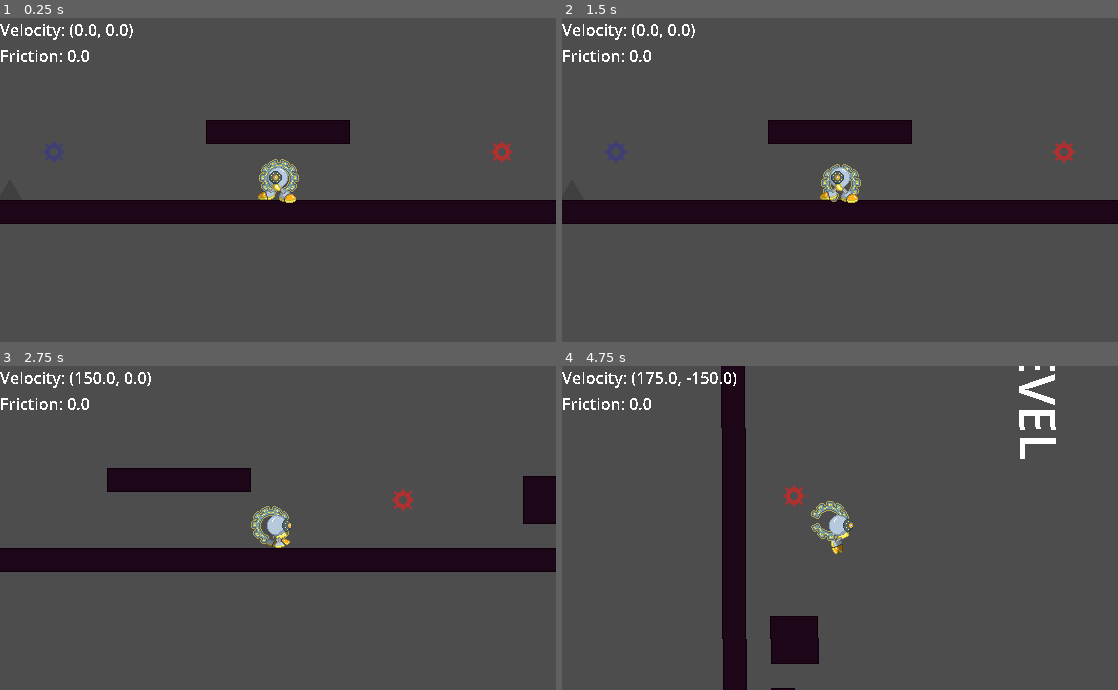
Above: before the commit, frames 1-4 (two rows, left to right).
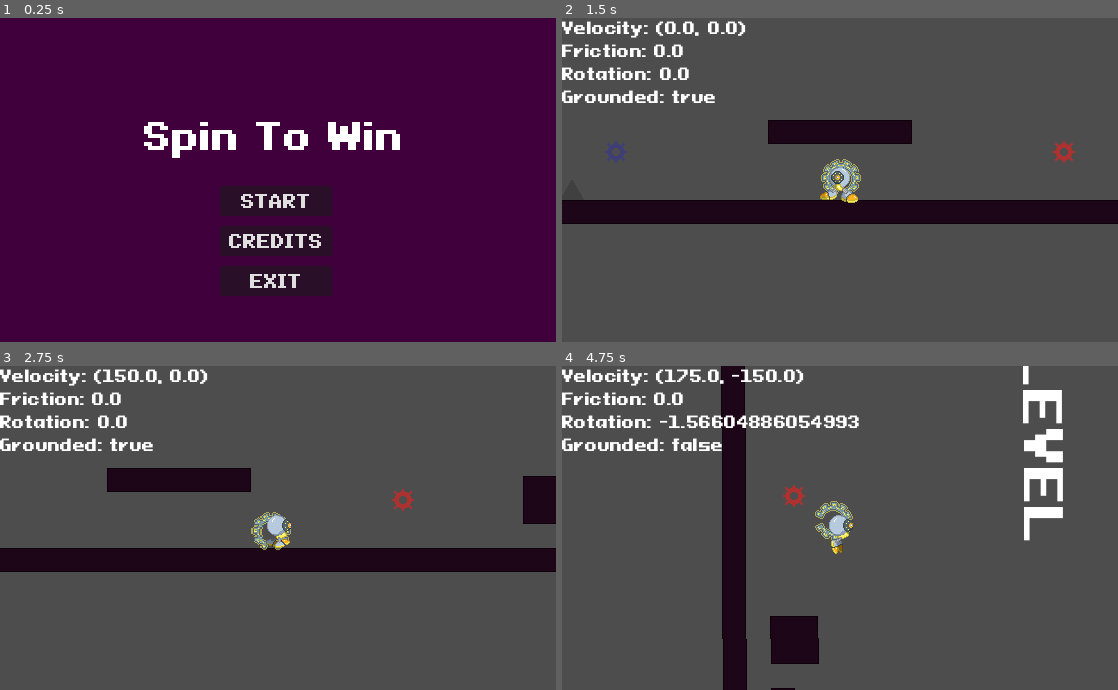
Above: after the commit, the same moments.

Repository: jakecolon3/cogwork
Game: Godot game, scene res://scenes/main.tscn
Same seed, same stepped clock (60 frames per second), same inputs: the game is played once before the commit and once after it.
Inputs (mouse positions are in pixels of both pictures, inside the frame that each line leads up to):
- Up to frame 1 (0.25 s): no input
- Up to frame 2 (1.5 s): click (840, 241) at 0.5 s, where only the run after the commit has a clickable "CREDITS"; click (840, 199) at 1.25 s, where only the run after the commit has a clickable "START"
- Up to frame 3 (2.75 s): hold Right (move_right) from 2.03 s (still down); tap X (interact) at 2.1 s; tap Space (jump) at 2.27 s
- Up to frame 4 (4.75 s): tap X (interact) at 2.85, 3.6, 4.35 s; tap Space (jump) at 3.02, 4.52 s; release Right (move_right) at 3.53 s; hold Left (move_left) 3.53-4.28 s; hold Right (move_right) from 4.28 s (still down)

The runs differ from the first frame. In frame 1, 99% of the frame differs, in the area x 0-100%, y 0-100%; in frame 2, 2.6%; in frame 3, 2.7%; in frame 4, 5.6%.

Commit message:
basic ui

Diff:
--- a/project.godot
+++ b/project.godot
@@ -79,6 +79,11 @@
 , Object(InputEventKey,"resource_local_to_scene":false,"resource_name":"","device":-1,"window_id":0,"alt_pressed":false …(183 unchanged characters)…
 ]
 }
+pause={
+"deadzone": 0.2,
+"events": [Object(InputEventKey,"resource_local_to_scene":false,"resource_name":"","device":-1,"window_id":0,"alt_pressed":false,"shift_pressed":false,"ctrl_pressed":false,"meta_pressed":false,"pressed":false,"keycode":0,"physical_keycode":4194305,"key_label":0,"unicode":0,"location":0,"echo":false,"script":null)
+]
+}
 
 [layer_names]
 
--- a/scenes/main.tscn
+++ b/scenes/main.tscn
@@ -4,6 +4,7 @@
 [ext_resource type="PackedScene" uid="uid://0au7onwtrdaq" path="res://scenes/player.tscn" id="1_o5qli"]
 [ext_resource type="PackedScene" uid="uid://calh4p3vdfq2h" path="res://scenes/test_level.tscn" id="2_0wfyh"]
 [ext_resource type="PackedScene" uid="uid://dwcu4q4jqepj3" path="res://scenes/debug_hud.tscn" id="4_jyhfs"]
+[ext_resource type="PackedScene" uid="uid://cw388qlroowp7" path="res://scenes/ui.tscn" id="5_tbgi4"]
 
 [node name="Main" type="Node2D" unique_id=420152373]
 script = ExtResource("1_jyhfs")
@@ -15,3 +16,9 @@
 [node name="HUD" type="CanvasLayer" parent="." unique_id=1830074562]
 
 [node name="DebugHud" parent="HUD" unique_id=15337092 instance=ExtResource("4_jyhfs")]
+
+[node name="UI" parent="HUD" unique_id=681806059 instance=ExtResource("5_tbgi4")]
+process_mode = 3
+
+[connection signal="start_pressed" from="HUD/UI" to="." method="_on_ui_start_pressed"]
+[connection signal="toggled_pause" from="HUD/UI" to="." method="_on_ui_toggled_pause"]
--- /dev/null
+++ b/scenes/ui.tscn
@@ -0,0 +1,100 @@
+[gd_scene format=3 uid="uid://cw388qlroowp7"]
+
+[ext_resource type="Script" uid="uid://dqlc0gi57b4gl" path="res://script/ui.gd" id="1_x4jx1"]
+
+[sub_resource type="LabelSettings" id="LabelSettings_6w6ra"]
+font_size = 36
+
+[sub_resource type="Theme" id="Theme_6w6ra"]
+resource_name = "ButtonTheme"
+default_font_size = 18
+
+[node name="UI" type="Control" unique_id=681806059]
+layout_mode = 3
+anchors_preset = 15
+anchor_right = 1.0
+anchor_bottom = 1.0
+grow_horizontal = 2
+grow_vertical = 2
+script = ExtResource("1_x4jx1")
+
+[node name="MainMenu" type="ColorRect" parent="." unique_id=605801004]
+layout_mode = 0
+offset_right = 556.0
+offset_bottom = 324.0
+color = Color(0.24926102, 0.0018115572, 0.2357803, 1)
+
+[node name="Label" type="Label" parent="MainMenu" unique_id=1694957904]
+layout_mode = 0
+offset_left = 144.0
+offset_top = 96.0
+offset_right = 408.0
+offset_bottom = 140.0
+text = "Spin To Win"
+label_settings = SubResource("LabelSettings_6w6ra")
+
+[node name="StartButton" type="Button" parent="MainMenu" unique_id=1482374258]
+layout_mode = 0
+offset_left = 220.0
+offset_top = 168.0
+offset_right = 332.0
+offset_bottom = 198.0
+theme_override_font_sizes/font_size = 18
+text = "START"
+
+[node name="CreditsButton" type="Button" parent="MainMenu" unique_id=1697727620]
+layout_mode = 0
+offset_left = 220.0
+offset_top = 208.0
+offset_right = 332.0
+offset_bottom = 238.0
+theme_override_font_sizes/font_size = 18
+text = "CREDITS"
+
+[node name="ExitButton" type="Button" parent="MainMenu" unique_id=676488456]
+layout_mode = 0
+offset_left = 220.0
+offset_top = 248.0
+offset_right = 332.0
+offset_bottom = 278.0
+theme = SubResource("Theme_6w6ra")
+text = "EXIT"
+
+[node name="PauseMenu" type="ColorRect" parent="." unique_id=980632456]
+visible = false
+layout_mode = 0
+offset_right = 556.0
+offset_bottom = 324.0
+color = Color(0, 0, 0, 0.26666668)
+
+[node name="Label" type="Label" parent="PauseMenu" unique_id=41925066]
+layout_mode = 0
+offset_left = 192.0
+offset_top = 48.0
+offset_right = 360.0
+offset_bottom = 92.0
+theme_override_font_sizes/font_size = 36
+text = "PAUSED"
+
+[node name="ResumeButton" type="Button" parent="PauseMenu" unique_id=478832696]
+layout_mode = 0
+offset_left = 224.0
+offset_top = 148.0
+offset_right = 320.0
+offset_bottom = 178.0
+theme_override_font_sizes/font_size = 18
+text = "Resume"
+
+[node name="QuitButton" type="Button" parent="PauseMenu" unique_id=201433035]
+layout_mode = 0
+offset_left = 224.0
+offset_top = 196.0
+offset_right = 320.0
+offset_bottom = 226.0
+theme_override_font_sizes/font_size = 18
+text = "Quit"
+
+[connection signal="pressed" from="MainMenu/StartButton" to="." method="_on_start_button_pressed"]
+[connection signal="pressed" from="MainMenu/ExitButton" to="." method="_on_quit_button_pressed"]
+[connection signal="pressed" from="PauseMenu/ResumeButton" to="." method="toggle_pause"]
+[connection signal="pressed" from="PauseMenu/QuitButton" to="." method="_on_quit_button_pressed"]
--- a/script/main.gd
+++ b/script/main.gd
@@ -6,3 +6,12 @@
     var spawn_location : Vector2 = $TestLevel.spawn_location.position
     $Player.set_deferred("position", spawn_location)
     $Player.respawn_location = spawn_location
+    get_tree().paused = true
+
+
+func _on_ui_start_pressed() -> void:
+    get_tree().paused = false
+
+
+func _on_ui_toggled_pause() -> void:
+    get_tree().paused = !get_tree().paused
--- a/script/spedometer.gd
+++ b/script/spedometer.gd
@@ -1,4 +1,6 @@
 extends Label
+
+@onready var player := get_node("/root/Main/Player")
 
 
 # Called when the node enters the scene tree for the first time.
@@ -8,5 +10,4 @@
 
 # Called every frame. 'delta' is the elapsed time since the previous frame.
 func _process(delta: float) -> void:
-    var player := get_node('/root/Main/Player')
-    text = "Velocity: {a}\nFriction: {b}".format({"a": floor(player.velocity), "b": floor(player.air_friction)})
+    text = "Velocity: {a}\nFriction: {b}\nRotation: {c}\nGrounded: {d}".format({"a": floor(player.velocity), "b": floor(player.air_friction), "c": player.rotation, "d": player.is_on_floor()})
--- /dev/null
+++ b/script/ui.gd
@@ -0,0 +1,33 @@
+extends Control
+
+signal start_pressed
+signal toggled_pause
+
+
+func _ready() -> void:
+    $MainMenu.show()
+    $PauseMenu.hide()
+
+
+func _on_start_button_pressed() -> void:
+    $MainMenu.hide()
+    emit_signal("start_pressed")
+
+
+func _input(event: InputEvent) -> void:
+    if event.is_action_pressed("pause"):
+        toggle_pause()
+
+
+func toggle_pause() -> void:
+    if $MainMenu.visible:
+        return
+    emit_signal("toggled_pause")
+    if $PauseMenu.visible:
+        $PauseMenu.hide()
+    else:
+        $PauseMenu.show()
+
+
+func _on_quit_button_pressed() -> void:
+    get_tree().quit()
Binary file added: font/TrueType (.ttf)/PixeloidMono.ttf
Not shown, added: font/TrueType (.ttf)/PixeloidMono.ttf.import
Binary file added: font/TrueType (.ttf)/PixeloidSans-Bold.ttf
Not shown, added: font/TrueType (.ttf)/PixeloidSans-Bold.ttf.import
Binary file added: font/TrueType (.ttf)/PixeloidSans.ttf
Not shown, added: font/TrueType (.ttf)/PixeloidSans.ttf.import
Not shown, added: script/ui.gd.uid
Not shown, added: font/Pixeloid_Font_1_0.zip
